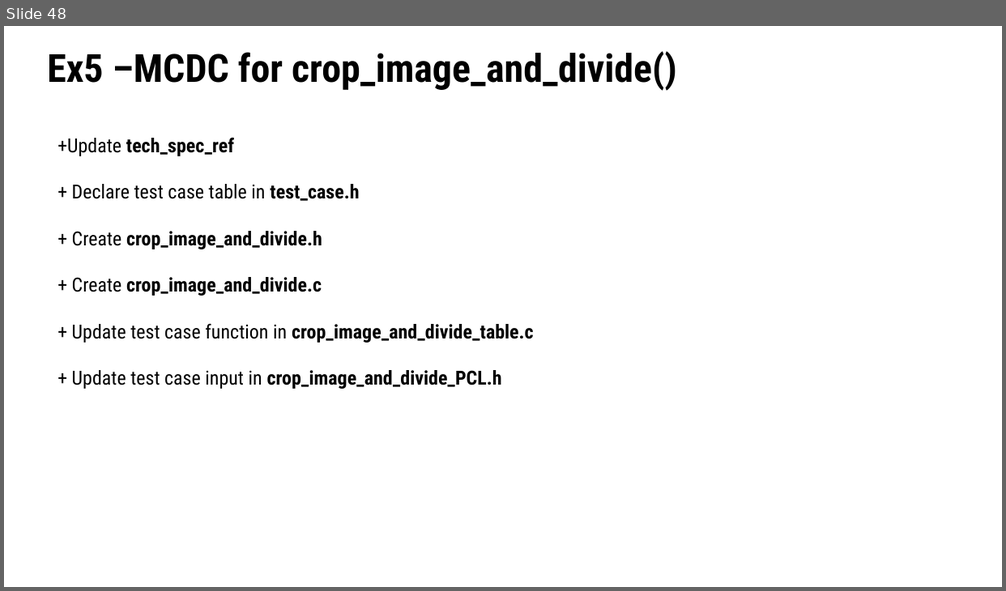
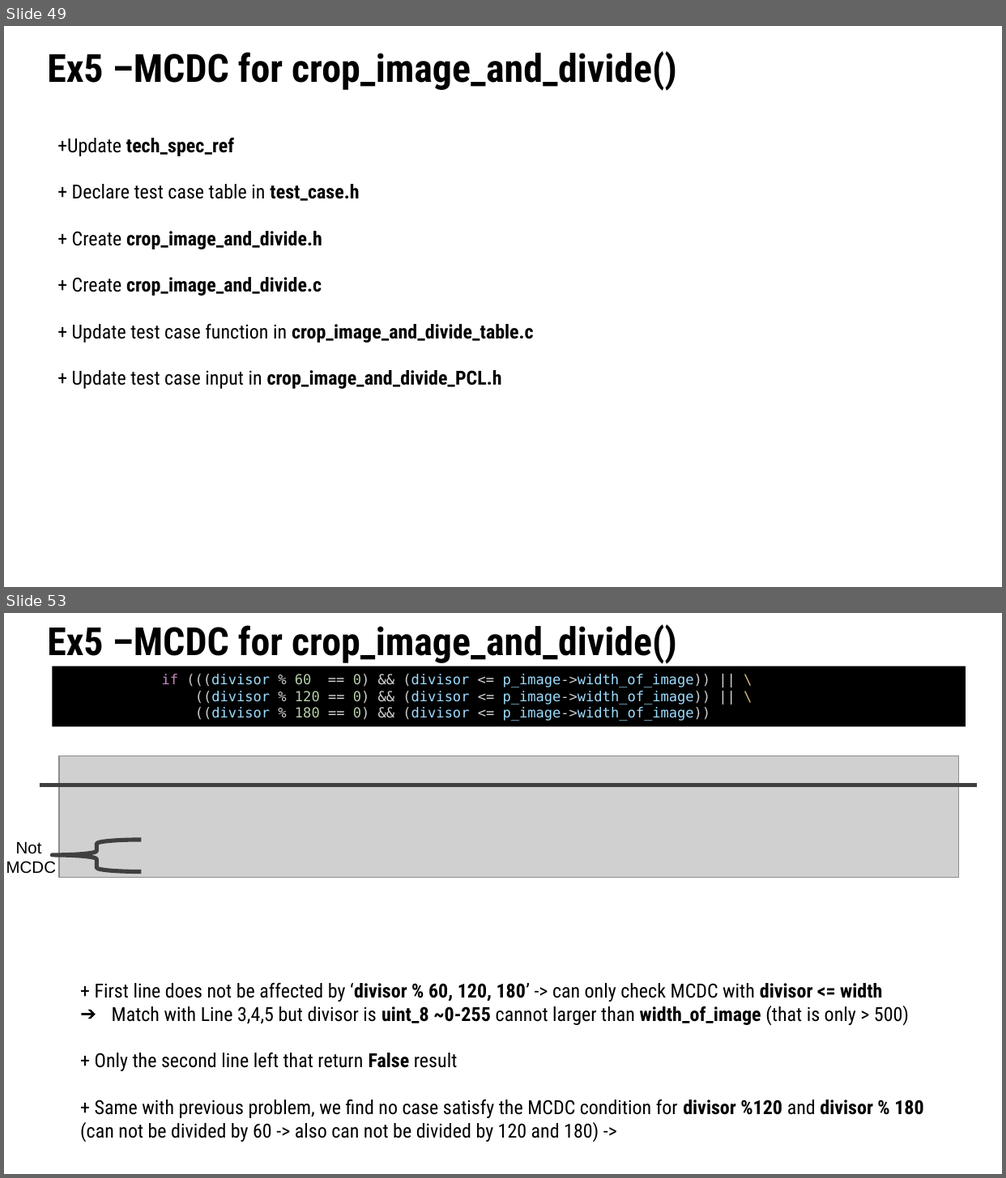
Before and after one commit to TommyandTina/Linux-Lab, a slide deck: APR-2024/0104/Knowledge_UT.pptx. Shown one above the other, each under a label of ours: slide 48 before the commit, slides 49 and 53 after it; the slides between them are not shown. The pictures are 1006x591 and 1006x1178 pixels, drawn with LibreOffice and Linux fonts; fonts in the diff are those of the drawing; grey boxes stand for pictures. Boxes give left, top, right and bottom in pixels: in the first picture for what was removed or moved away, otherwise in the second. Text is boxed around its words. In the diff, an @@ line names an element or a change of style, - is before the commit and + after.

```diff
--- a/APR-2024/0104/Knowledge_UT.pptx
+++ b/APR-2024/0104/Knowledge_UT.pptx
@@ slide 53 added at [4,613,1002,1174], background #FFFFFF @@
@@ title added at [47,624,677,664], 28 pt, text #000000, bold @@
+Ex5 –MCDC for crop_image_and_divide()
@@ rectangle added at [52,666,965,726], fill #000000, 10 pt, text #9CDCFE @@
+if (((divisor % 60 == 0) && (divisor <= p_image->width_of_image)) || \
+((divisor % 120 == 0) && (divisor <= p_image->width_of_image)) || \
+((divisor % 180 == 0) && (divisor <= p_image->width_of_image))
@@ picture added at [59,756,958,877] @@
@@ line added from (40, 785) to (977, 785), #3F3F3F 3 pt @@
@@ text added at [6,842,56,874], 12 pt, text #000000 @@
+Not
+MCDC
@@ left brace added at [52,840,141,871], outline #3F3F3F 3 pt @@
@@ text added at [80,982,923,1143], 14 pt, text #000000 @@
++ First line does not be affected by ‘divisor % 60, 120, 180’ -> can only check MCDC with divisor <= width
+➔ Match with Line 3,4,5 but divisor is uint_8 ~0-255 cannot larger than width_of_image (that is only > 500)
++ Only the second line left that return False result
++ Same with previous problem, we find no case satisfy the MCDC condition for divisor %120 and divisor % 180 (can not be divided by 60 -> also can not be divided by 120 and 180) ->
@@ what was slide 48 is now slide 49 @@
```
Also in this commit, not shown: 10 slides changed, 3 other slides added, 1 slide removed, 2 other files.
